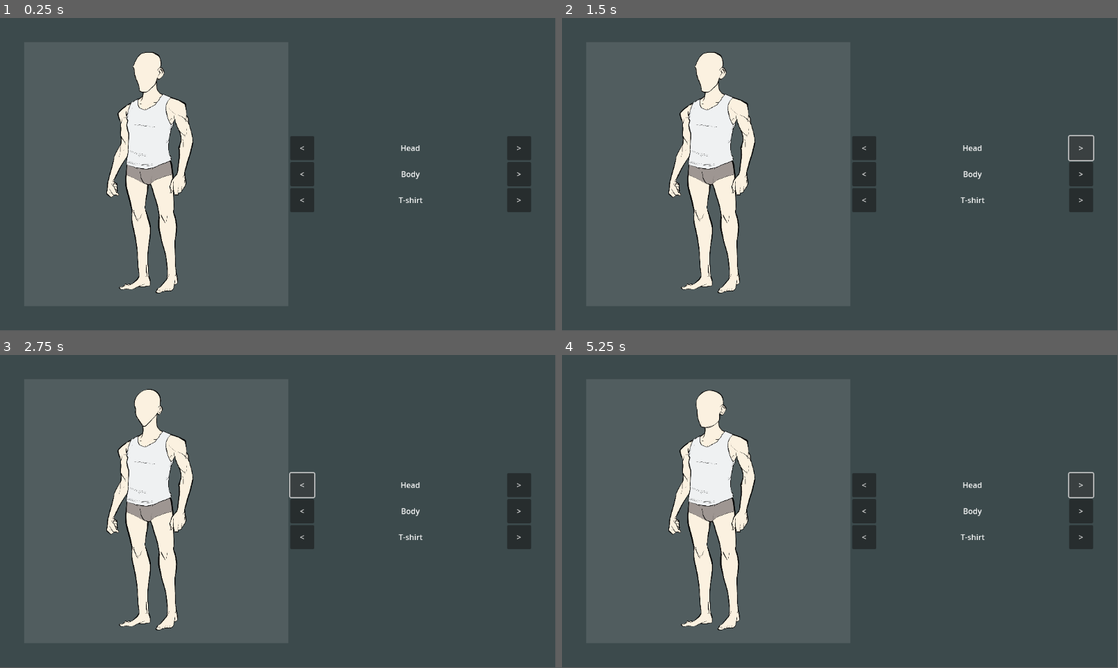
Above: before the commit, frames 1-4 (two rows, left to right).
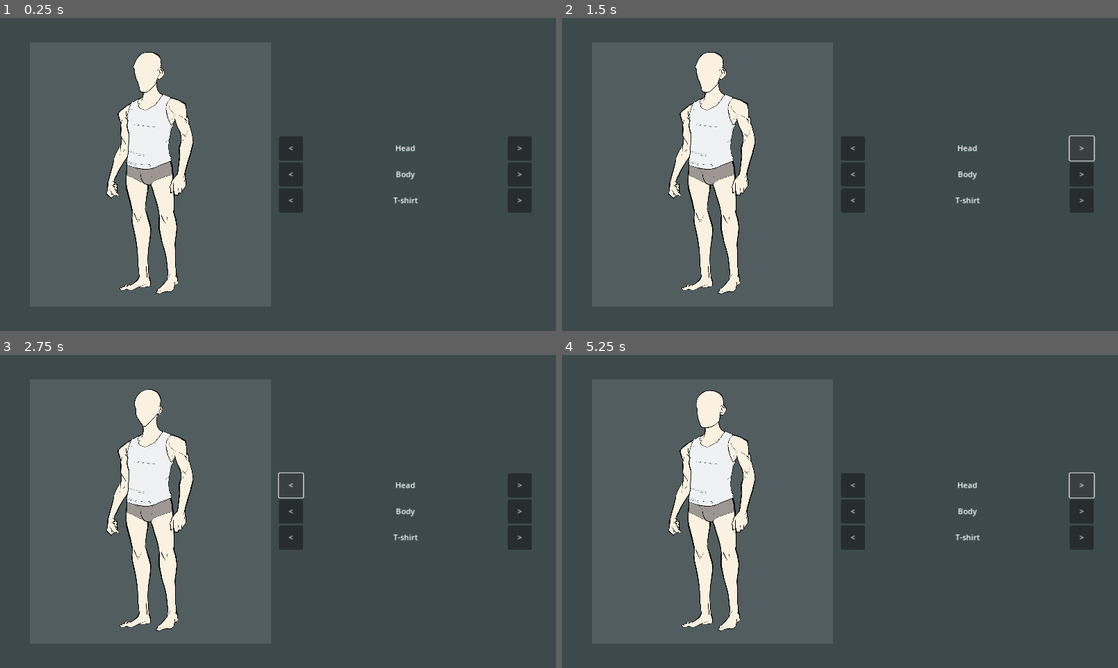
Above: after the commit, the same moments.

Repository: Wellizash/CharacterEditor
Game: Godot game, scene res://Editor.tscn
Two runs of this game, one before a commit and one after it. Both use one fixed random seed, a clock stepped at 60 frames per second and the inputs below.
Inputs:
- Up to frame 1 (0.25 s): no input
- Up to frame 2 (1.5 s): click "<" at 0.5 s; click ">" at 1.25 s
- Up to frame 3 (2.75 s): click "<" at 2 s
- Up to frame 4 (5.25 s): click ">" at 2.75 s; click "<" at 3.5 s; click ">" at 4.25 s; tap Enter at 5 s
In our replay, the window is 799x449 before the commit and 800x450 after it. These sizes can differ from the game's own. Grey fills any space a smaller window leaves; there, only what the larger window draws over its background counts as a difference.

The runs differ from the first frame. In frame 1, 2.0% of the frame differs, in the area x 19-96%, y 10-89%; in frame 2, 2.1%; in frame 3, 1.9%; in frame 4, 2.1%, in the area x 19-96%, y 11-89%.

Commit message:
Adaptive interface

Diff:
--- a/Editor.tscn
+++ b/Editor.tscn
@@ -7,6 +7,7 @@
 [ext_resource type="Texture2D" uid="uid://b80xc4xrgckmm" path="res://Assets/Character/Body/1/neck.png" id="3_ijct0"]
 [ext_resource type="Texture2D" uid="uid://chw3ul1xgbxrw" path="res://Assets/Character/Body/1/rightArm.png" id="4_qekdv"]
 [ext_resource type="Texture2D" uid="uid://bd8cj63d3ns7a" path="res://Assets/Character/Body/1/t-shirts/1.png" id="5_oocqj"]
+[ext_resource type="Script" path="res://Menu.gd" id="8_upbg4"]
 
 [node name="Main" type="Node"]
 script = ExtResource("1_dp0bb")
@@ -20,16 +21,7 @@
 color = Color(0, 0.258824, 0.286275, 0.215686)
 metadata/_edit_group_ = true
 
-[node name="Control" type="Control" parent="."]
-layout_mode = 3
-anchors_preset = 15
-anchor_right = 1.0
-anchor_bottom = 1.0
-grow_horizontal = 2
-grow_vertical = 2
-
-[node name="MarginContainer" type="MarginContainer" parent="Control"]
-layout_mode = 1
+[node name="MarginContainer" type="MarginContainer" parent="."]
 anchors_preset = -1
 anchor_right = 1.0
 anchor_bottom = 1.0
@@ -40,73 +32,79 @@
 theme_override_constants/margin_right = 50
 theme_override_constants/margin_bottom = 50
 
-[node name="Control" type="Control" parent="Control/MarginContainer"]
+[node name="Control" type="Control" parent="MarginContainer"]
 layout_mode = 2
-size_flags_horizontal = 5
 
-[node name="CharacterPreview" type="VBoxContainer" parent="Control/MarginContainer/Control"]
-custom_minimum_size = Vector2(500, 500)
+[node name="HBoxContainer" type="HBoxContainer" parent="MarginContainer/Control"]
+layout_mode = 1
+anchors_preset = 15
+anchor_right = 1.0
+anchor_bottom = 1.0
+grow_horizontal = 2
+grow_vertical = 2
+alignment = 1
+
+[node name="CharacterPreview" type="VBoxContainer" parent="MarginContainer/Control/HBoxContainer"]
 layout_mode = 2
-offset_right = 548.0
-offset_bottom = 548.0
 size_flags_horizontal = 3
 alignment = 1
 
-[node name="ColorRect" type="ColorRect" parent="Control/MarginContainer/Control/CharacterPreview"]
+[node name="CenterContainer" type="CenterContainer" parent="MarginContainer/Control/HBoxContainer/CharacterPreview"]
+layout_mode = 2
+size_flags_vertical = 3
+
+[node name="ColorRect" type="ColorRect" parent="MarginContainer/Control/HBoxContainer/CharacterPreview/CenterContainer"]
 custom_minimum_size = Vector2(500, 548)
 layout_mode = 2
+size_flags_vertical = 3
 color = Color(1, 1, 1, 0.105882)
 
-[node name="LeftArm" type="Sprite2D" parent="Control/MarginContainer/Control/CharacterPreview"]
-position = Vector2(277, 280)
+[node name="LeftArm" type="Sprite2D" parent="MarginContainer/Control/HBoxContainer/CharacterPreview/CenterContainer/ColorRect"]
+position = Vector2(265, 280)
 scale = Vector2(0.294, 0.294)
 texture = ExtResource("2_oj5ec")
 
-[node name="BodySprite" type="Sprite2D" parent="Control/MarginContainer/Control/CharacterPreview"]
-position = Vector2(277, 280)
+[node name="BodySprite" type="Sprite2D" parent="MarginContainer/Control/HBoxContainer/CharacterPreview/CenterContainer/ColorRect"]
+position = Vector2(265, 280)
 scale = Vector2(0.294485, 0.294485)
 texture = ExtResource("3_70h1k")
 
-[node name="RightArm" type="Sprite2D" parent="Control/MarginContainer/Control/CharacterPreview"]
-position = Vector2(277, 280)
+[node name="TShirt" type="Sprite2D" parent="MarginContainer/Control/HBoxContainer/CharacterPreview/CenterContainer/ColorRect"]
+position = Vector2(265, 280)
+scale = Vector2(0.294, 0.294)
+texture = ExtResource("5_oocqj")
+
+[node name="RightArm" type="Sprite2D" parent="MarginContainer/Control/HBoxContainer/CharacterPreview/CenterContainer/ColorRect"]
+position = Vector2(265, 280)
 scale = Vector2(0.294, 0.294)
 texture = ExtResource("4_qekdv")
 
-[node name="TShirt" type="Sprite2D" parent="Control/MarginContainer/Control/CharacterPreview"]
-position = Vector2(277, 280)
-scale = Vector2(0.294, 0.294)
-texture = ExtResource("5_oocqj")
-
-[node name="NeckSprite" type="Sprite2D" parent="Control/MarginContainer/Control/CharacterPreview"]
-position = Vector2(277, 280)
+[node name="NeckSprite" type="Sprite2D" parent="MarginContainer/Control/HBoxContainer/CharacterPreview/CenterContainer/ColorRect"]
+position = Vector2(265, 280)
 scale = Vector2(0.294, 0.294)
 texture = ExtResource("3_ijct0")
 
-[node name="HeadSprite" type="Sprite2D" parent="Control/MarginContainer/Control/CharacterPreview"]
-position = Vector2(277, 280)
+[node name="HeadSprite" type="Sprite2D" parent="MarginContainer/Control/HBoxContainer/CharacterPreview/CenterContainer/ColorRect"]
+position = Vector2(265, 280)
 scale = Vector2(0.294, 0.294)
 texture = ExtResource("2_qj0ue")
 
-[node name="CenterContainer2" type="CenterContainer" parent="Control/MarginContainer/Control"]
+[node name="VBoxContainer" type="VBoxContainer" parent="MarginContainer/Control/HBoxContainer"]
 layout_mode = 2
-offset_left = 552.0
-offset_right = 1052.0
-offset_bottom = 548.0
-
-[node name="VBoxContainer" type="VBoxContainer" parent="Control/MarginContainer/Control/CenterContainer2"]
-layout_mode = 2
+size_flags_horizontal = 3
 alignment = 1
 
-[node name="Menu" type="VBoxContainer" parent="Control/MarginContainer/Control/CenterContainer2/VBoxContainer"]
+[node name="Menu" type="VBoxContainer" parent="MarginContainer/Control/HBoxContainer/VBoxContainer"]
 custom_minimum_size = Vector2(500, 500)
 layout_mode = 2
 alignment = 1
+script = ExtResource("8_upbg4")
 
-[node name="Head" type="Control" parent="Control/MarginContainer/Control/CenterContainer2/VBoxContainer/Menu"]
+[node name="Head" type="Control" parent="MarginContainer/Control/HBoxContainer/VBoxContainer/Menu"]
 custom_minimum_size = Vector2(50, 50)
 layout_mode = 2
 
-[node name="HBoxContainer" type="HBoxContainer" parent="Control/MarginContainer/Control/CenterContainer2/VBoxContainer/Menu/Head"]
+[node name="HBoxContainer" type="HBoxContainer" parent="MarginContainer/Control/HBoxContainer/VBoxContainer/Menu/Head"]
 layout_mode = 1
 anchors_preset = 15
 anchor_right = 1.0
@@ -114,27 +112,27 @@
 grow_horizontal = 2
 grow_vertical = 2
 
-[node name="Pre" type="Button" parent="Control/MarginContainer/Control/CenterContainer2/VBoxContainer/Menu/Head/HBoxContainer"]
+[node name="Pre" type="Button" parent="MarginContainer/Control/HBoxContainer/VBoxContainer/Menu/Head/HBoxContainer"]
 custom_minimum_size = Vector2(50, 50)
 layout_mode = 2
 text = "<"
 
-[node name="Head" type="Label" parent="Control/MarginContainer/Control/CenterContainer2/VBoxContainer/Menu/Head/HBoxContainer"]
+[node name="HeadLabel" type="Label" parent="MarginContainer/Control/HBoxContainer/VBoxContainer/Menu/Head/HBoxContainer"]
 layout_mode = 2
 size_flags_horizontal = 3
 text = "Head"
 horizontal_alignment = 1
 
-[node name="Next" type="Button" parent="Control/MarginContainer/Control/CenterContainer2/VBoxContainer/Menu/Head/HBoxContainer"]
+[node name="Next" type="Button" parent="MarginContainer/Control/HBoxContainer/VBoxContainer/Menu/Head/HBoxContainer"]
 custom_minimum_size = Vector2(50, 50)
 layout_mode = 2
 text = ">"
 
-[node name="Body" type="Control" parent="Control/MarginContainer/Control/CenterContainer2/VBoxContainer/Menu"]
+[node name="Body" type="Control" parent="MarginContainer/Control/HBoxContainer/VBoxContainer/Menu"]
 custom_minimum_size = Vector2(50, 50)
 layout_mode = 2
 
-[node name="HBoxContainer" type="HBoxContainer" parent="Control/MarginContainer/Control/CenterContainer2/VBoxContainer/Menu/Body"]
+[node name="HBoxContainer" type="HBoxContainer" parent="MarginContainer/Control/HBoxContainer/VBoxContainer/Menu/Body"]
 layout_mode = 1
 anchors_preset = 15
 anchor_right = 1.0
@@ -142,28 +140,28 @@
 grow_horizontal = 2
 grow_vertical = 2
 
-[node name="Pre" type="Button" parent="Control/MarginContainer/Control/CenterContainer2/VBoxContainer/Menu/Body/HBoxContainer"]
+[node name="Pre" type="Button" parent="MarginContainer/Control/HBoxContainer/VBoxContainer/Menu/Body/HBoxContainer"]
 custom_minimum_size = Vector2(50, 50)
 layout_mode = 2
 text = "<"
 
-[node name="body" type="Label" parent="Control/MarginContainer/Control/CenterContainer2/VBoxContainer/Menu/Body/HBoxContainer"]
+[node name="BodyLabel" type="Label" parent="MarginContainer/Control/HBoxContainer/VBoxContainer/Menu/Body/HBoxContainer"]
 layout_mode = 2
 size_flags_horizontal = 3
 text = "Body
 "
 horizontal_alignment = 1
 
-[node name="Next" type="Button" parent="Control/MarginContainer/Control/CenterContainer2/VBoxContainer/Menu/Body/HBoxContainer"]
+[node name="Next" type="Button" parent="MarginContainer/Control/HBoxContainer/VBoxContainer/Menu/Body/HBoxContainer"]
 custom_minimum_size = Vector2(50, 50)
 layout_mode = 2
 text = ">"
 
-[node name="T-shirt" type="Control" parent="Control/MarginContainer/Control/CenterContainer2/VBoxContainer/Menu"]
+[node name="TShirt" type="Control" parent="MarginContainer/Control/HBoxContainer/VBoxContainer/Menu"]
 custom_minimum_size = Vector2(50, 50)
 layout_mode = 2
 
-[node name="HBoxContainer" type="HBoxContainer" parent="Control/MarginContainer/Control/CenterContainer2/VBoxContainer/Menu/T-shirt"]
+[node name="HBoxContainer" type="HBoxContainer" parent="MarginContainer/Control/HBoxContainer/VBoxContainer/Menu/TShirt"]
 layout_mode = 1
 anchors_preset = 15
 anchor_right = 1.0
@@ -171,25 +169,25 @@
 grow_horizontal = 2
 grow_vertical = 2
 
-[node name="Pre" type="Button" parent="Control/MarginContainer/Control/CenterContainer2/VBoxContainer/Menu/T-shirt/HBoxContainer"]
+[node name="Pre" type="Button" parent="MarginContainer/Control/HBoxContainer/VBoxContainer/Menu/TShirt/HBoxContainer"]
 custom_minimum_size = Vector2(50, 50)
 layout_mode = 2
 text = "<"
 
-[node name="text" type="Label" parent="Control/MarginContainer/Control/CenterContainer2/VBoxContainer/Menu/T-shirt/HBoxContainer"]
+[node name="TShirtLabel" type="Label" parent="MarginContainer/Control/HBoxContainer/VBoxContainer/Menu/TShirt/HBoxContainer"]
 layout_mode = 2
 size_flags_horizontal = 3
 text = "T-shirt"
 horizontal_alignment = 1
 
-[node name="Next" type="Button" parent="Control/MarginContainer/Control/CenterContainer2/VBoxContainer/Menu/T-shirt/HBoxContainer"]
+[node name="Next" type="Button" parent="MarginContainer/Control/HBoxContainer/VBoxContainer/Menu/TShirt/HBoxContainer"]
 custom_minimum_size = Vector2(50, 50)
 layout_mode = 2
 text = ">"
 
-[connection signal="button_up" from="Control/MarginContainer/Control/CenterContainer2/VBoxContainer/Menu/Head/HBoxContainer/Pre" to="." method="_on_head_prew_pressed"]
-[connection signal="button_up" from="Control/MarginContainer/Control/CenterContainer2/VBoxContainer/Menu/Head/HBoxContainer/Next" to="." method="_on_head_next_pressed"]
-[connection signal="button_up" from="Control/MarginContainer/Control/CenterContainer2/VBoxContainer/Menu/Body/HBoxContainer/Pre" to="." method="_on_body_prew_pressed"]
-[connection signal="button_up" from="Control/MarginContainer/Control/CenterContainer2/VBoxContainer/Menu/Body/HBoxContainer/Next" to="." method="_on_body_next_pressed"]
-[connection signal="button_up" from="Control/MarginContainer/Control/CenterContainer2/VBoxContainer/Menu/T-shirt/HBoxContainer/Pre" to="." method="_on_tSirt_prev_pressed"]
-[connection signal="button_up" from="Control/MarginContainer/Control/CenterContainer2/VBoxContainer/Menu/T-shirt/HBoxContainer/Next" to="." method="_on_tSirt_next_pressed"]
+[connection signal="button_up" from="MarginContainer/Control/HBoxContainer/VBoxContainer/Menu/Head/HBoxContainer/Pre" to="." method="_on_head_prew_pressed"]
+[connection signal="button_up" from="MarginContainer/Control/HBoxContainer/VBoxContainer/Menu/Head/HBoxContainer/Next" to="." method="_on_head_next_pressed"]
+[connection signal="button_up" from="MarginContainer/Control/HBoxContainer/VBoxContainer/Menu/Body/HBoxContainer/Pre" to="." method="_on_body_prew_pressed"]
+[connection signal="button_up" from="MarginContainer/Control/HBoxContainer/VBoxContainer/Menu/Body/HBoxContainer/Next" to="." method="_on_body_next_pressed"]
+[connection signal="button_up" from="MarginContainer/Control/HBoxContainer/VBoxContainer/Menu/TShirt/HBoxContainer/Pre" to="." method="_on_tSirt_prev_pressed"]
+[connection signal="button_up" from="MarginContainer/Control/HBoxContainer/VBoxContainer/Menu/TShirt/HBoxContainer/Next" to="." method="_on_tSirt_next_pressed"]
--- a/Main.gd
+++ b/Main.gd
@@ -1,8 +1,11 @@
 extends Node
+
 
 const HEAD_ROOT = "res://Assets/Character/Head"
 const BODY_ROOT = "res://Assets/Character/Body"
 const NEKS_ROOT = "res://Assets/Character/Body/Neks"
+
+const CHARACTER_ROOT = "MarginContainer/Control/HBoxContainer/CharacterPreview/CenterContainer/ColorRect"
 
 
 var heads_number = []
@@ -13,14 +16,15 @@
 var current_body = 1
 var current_head = 1
 
+#preview
+@onready var _head = get_node(CHARACTER_ROOT + "/HeadSprite")
+@onready var _body = get_node(CHARACTER_ROOT + "/BodySprite")
+@onready var _neck = get_node(CHARACTER_ROOT + "/NeckSprite")
+@onready var _leftArm = get_node(CHARACTER_ROOT + "/LeftArm")
+@onready var _rightArm = get_node(CHARACTER_ROOT + "/RightArm")
+@onready var _tShirt = get_node(CHARACTER_ROOT + "/TShirt")
 
-@onready var _head = $Control/MarginContainer/Control/CharacterPreview/HeadSprite
-@onready var _body = $Control/MarginContainer/Control/CharacterPreview/BodySprite
-@onready var _neck = $Control/MarginContainer/Control/CharacterPreview/NeckSprite
-@onready var _leftArm = $Control/MarginContainer/Control/CharacterPreview/LeftArm
-@onready var _rightArm = $Control/MarginContainer/Control/CharacterPreview/RightArm
 
-@onready var _tShirt = $Control/MarginContainer/Control/CharacterPreview/TShirt
 
 
 func get_head_path():
--- /dev/null
+++ b/Menu.gd
@@ -0,0 +1,8 @@
+extends VBoxContainer
+
+@onready var _head_label = $Head/HBoxContainer/HeadLabel
+@onready var _body_label = $Body/HBoxContainer/BodyLabel
+@onready var _t_shirt_label = $TShirt/HBoxContainer/TShirtLabel
+
+func on_prsset_change():
+	pass
--- a/project.godot
+++ b/project.godot
@@ -15,6 +15,11 @@
 config/features=PackedStringArray("4.1", "Forward Plus")
 config/icon="res://icon.svg"
 
+[display]
+
+window/stretch/mode="canvas_items"
+window/stretch/aspect="expand"
+
 [dotnet]
 
 project/assembly_name="CharacterEditor"
Not shown: 1 places in Editor.tscn that only renumber resources
Not shown, added: EdiFD5.tmp
